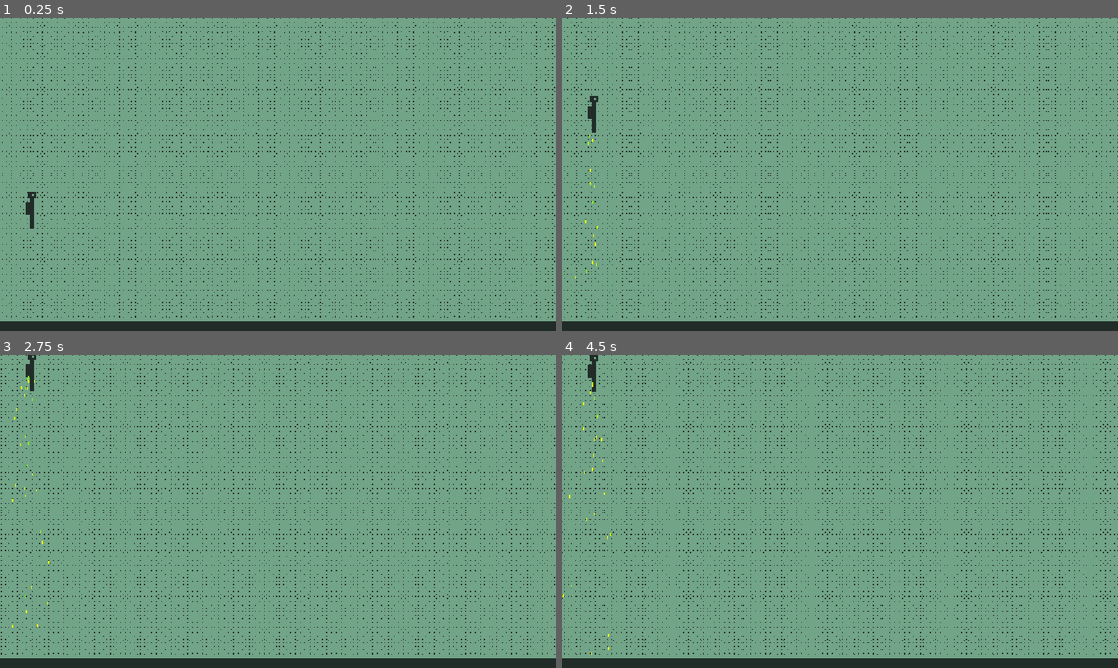
Above: before the commit, frames 1-4 (two rows, left to right).
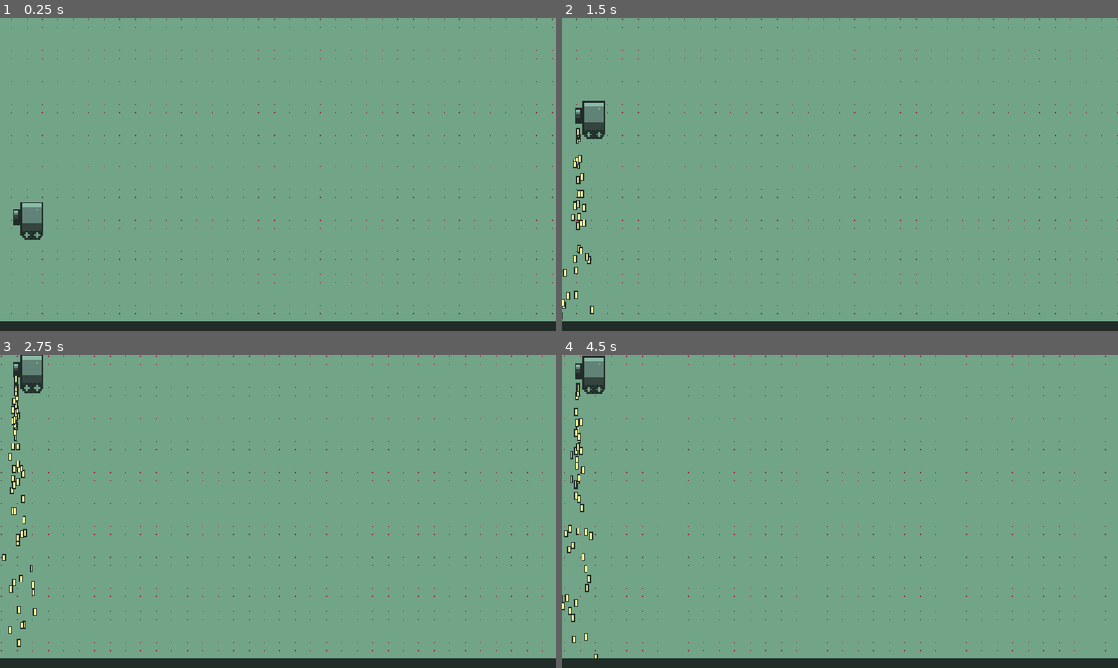
Above: after the commit, the same moments.

Repository: EmilBabazade/jetpack-sad-ride
Game: Godot game, scene res://scenes/main/main.tscn
The game is run twice, just before and just after one commit, with the same random seed, the same clock (stepped at 60 frames per second) and the same inputs.
Inputs:
- Up to frame 1 (0.25 s): no input
- Up to frame 2 (1.5 s): hold Space (jump) 0.53-1.28 s; tap Space (jump) at 1.35 s
- Up to frame 3 (2.75 s): tap Space (jump) at 1.52, 1.82 s; hold Space (jump) from 2.03 s (still down)
- Up to frame 4 (4.5 s): release Space (jump) at 2.78 s; tap Space (jump) at 2.85, 3.02, 3.32, 4.35 s; hold Space (jump) 3.53-4.28 s

The runs differ from the first frame. In frame 1, 4.7% of the frame differs, in the area x 0-100%, y 0-96%; in frame 2, 5.0%; in frame 3, 5.5%; in frame 4, 5.6%, in the area x 0-100%, y 0-97%.

Commit message:
updated graphics

Diff:
--- a/scenes/main/main.tscn
+++ b/scenes/main/main.tscn
@@ -9,9 +9,9 @@
 [node name="background" type="Node2D" parent="." unique_id=1362348695]
 
 [node name="Parallax2D" type="Parallax2D" parent="background" unique_id=1654163246]
-repeat_size = Vector2(32, 32)
+repeat_size = Vector2(32, 16)
 autoscroll = Vector2(-200, 0)
-repeat_times = 40
+repeat_times = 50
 
 [node name="Sprite2D" type="Sprite2D" parent="background/Parallax2D" unique_id=422380796]
 position = Vector2(554, 308)
--- a/scenes/player/player.gd
+++ b/scenes/player/player.gd
@@ -1,7 +1,9 @@
 extends CharacterBody2D
 class_name Player
 
-var gravity := 10.0
+var gravity := 20.0
+var max_jump := 500.0
+var init_jump := 300.0
 var jump := 300.0
 @onready var animation_player: AnimationPlayer = $AnimationPlayer
 @onready var bullet_particles: GPUParticles2D = $BulletParticles
@@ -11,6 +13,10 @@
 	var is_jumping := Input.is_action_pressed("jump")
 	if is_jumping:
 		velocity.y = -jump
+		jump = move_toward(jump, max_jump, delta * 300)
+	else:
+		jump = init_jump
+	print(jump)
 	bullet_particles.emitting = is_jumping
 
 	# gravity
--- a/scenes/player/player.tscn
+++ b/scenes/player/player.tscn
@@ -1,11 +1,11 @@
 [gd_scene format=3 uid="uid://bosg0um75was"]
 
-[ext_resource type="Texture2D" uid="uid://c20y5sifiat6h" path="res://graphics/player/player-Sheet.png" id="1_8afob"]
 [ext_resource type="Script" uid="uid://d2suiv7jiotju" path="res://scenes/player/player.gd" id="1_dovo2"]
+[ext_resource type="Texture2D" uid="uid://brtom3jmlti4x" path="res://graphics/player/player2-Sheet.png" id="2_gmlin"]
 [ext_resource type="Texture2D" uid="uid://bbiw7b40haqk4" path="res://graphics/particles/bullet.png" id="3_gmlin"]
 
 [sub_resource type="RectangleShape2D" id="RectangleShape2D_8afob"]
-size = Vector2(8, 76)
+size = Vector2(48, 79)
 
 [sub_resource type="Animation" id="Animation_8afob"]
 length = 0.001
@@ -48,13 +48,16 @@
 particle_flag_disable_z = true
 angle_min = 1.0728835e-05
 angle_max = 1.0728835e-05
-spread = 180.0
+direction = Vector3(0, 1, 0)
+spread = 5.0
 initial_velocity_max = 21.51
-gravity = Vector3(0, 98, 0)
+gravity = Vector3(0, 0, 0)
+linear_accel_min = 93.549995
+linear_accel_max = 99.99999
 radial_accel_min = -2.2351742e-06
 radial_accel_max = 27.959997
-hue_variation_min = 0.30999997
-hue_variation_max = 0.54999995
+scale_min = 2.0
+scale_max = 2.0
 anim_speed_max = 5.5099998
 
 [node name="Player" type="CharacterBody2D" unique_id=742057667]
@@ -64,20 +67,22 @@
 [node name="Sprite2D" type="Sprite2D" parent="." unique_id=1570348243]
 position = Vector2(0, -4)
 scale = Vector2(4, 4)
-texture = ExtResource("1_8afob")
+texture = ExtResource("2_gmlin")
 hframes = 2
 
 [node name="CollisionShape2D" type="CollisionShape2D" parent="." unique_id=771842584]
-position = Vector2(0, 2)
+position = Vector2(0, 3.5)
 shape = SubResource("RectangleShape2D_8afob")
 
 [node name="AnimationPlayer" type="AnimationPlayer" parent="." unique_id=155000871]
 libraries/ = SubResource("AnimationLibrary_gmlin")
 
 [node name="BulletParticles" type="GPUParticles2D" parent="." unique_id=1418452101]
-position = Vector2(-8, 11)
-amount = 50
+position = Vector2(-33, 15)
+amount = 100
 texture = ExtResource("3_gmlin")
 lifetime = 5.0
 speed_scale = 5.0
+visibility_rect = Rect2(-100, -100, 200, 650)
+local_coords = true
 process_material = SubResource("ParticleProcessMaterial_dovo2")
Binary file changed: graphics/background/background.aseprite
Binary file changed: graphics/background/background.png
Binary file added: graphics/background/background2.aseprite
Binary file added: graphics/background/background2.png
Not shown, added: graphics/background/background2.png.import
Binary file changed: graphics/particles/bullet.aseprite
Binary file changed: graphics/particles/bullet.png
Binary file added: graphics/player/player2-Sheet.aseprite
Binary file added: graphics/player/player2-Sheet.png
Not shown, added: graphics/player/player2-Sheet.png.import
Binary file added: graphics/player/player2.aseprite
